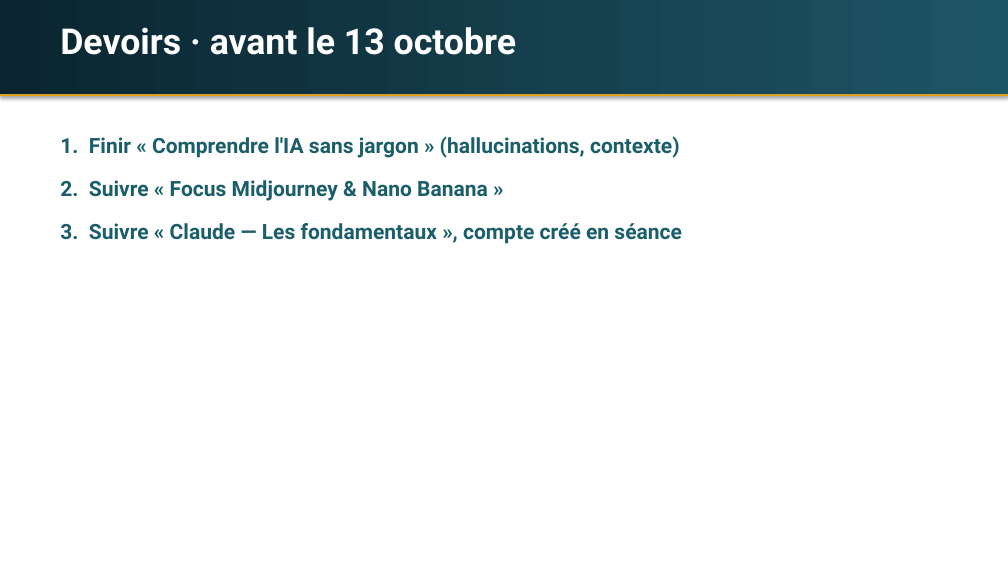
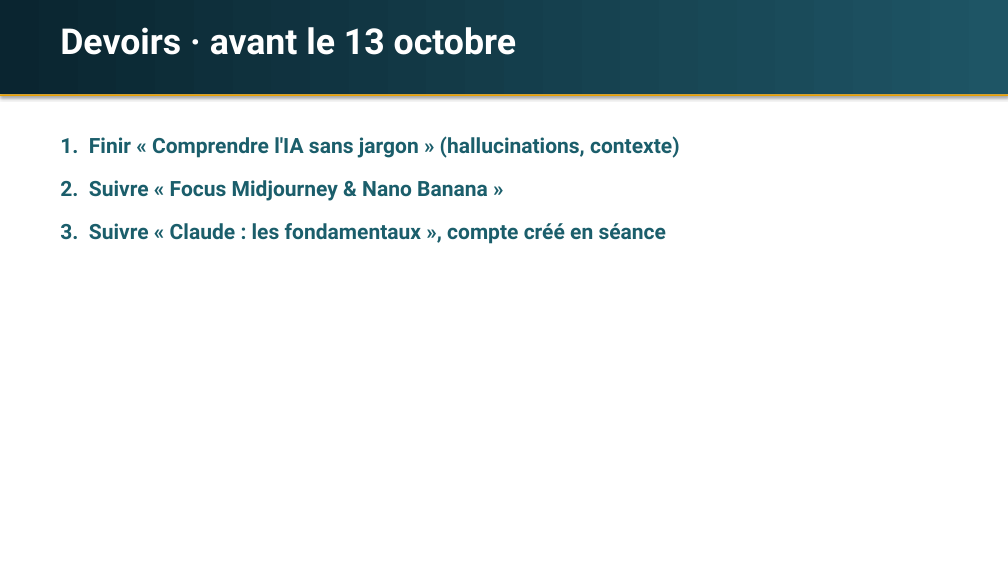
Before and after one commit to idrispjsalvi/claude-hub, a slide deck: slide 59 of espaces/intelligence-academy/seances/laurence-saulais/laurence-saulais-s1-fondamentaux.pptx (slide 55 before the commit). Drawn at 1008x567 pixels with LibreOffice and Linux fonts; fonts in the diff are those of the drawing. Boxes give left, top, right and bottom in pixels: in the first picture for what was removed or moved away, otherwise in the second. Text is boxed around its words. In the diff, an @@ line names an element or a change of style, - is before the commit and + after.

```diff
--- a/espaces/intelligence-academy/seances/laurence-saulais/laurence-saulais-s1-fondamentaux.pptx
+++ b/espaces/intelligence-academy/seances/laurence-saulais/laurence-saulais-s1-fondamentaux.pptx
@@ text at (x1=60, y1=223, x2=667, y2=244): text changed @@
-3. Suivre « Claude — Les fondamentaux », compte créé en séance
+3. Suivre « Claude : les fondamentaux », compte créé en séance
```
Also in this commit, not shown: 10 other slides changed, 7 slides added, 3 slides removed, 1 other file.
